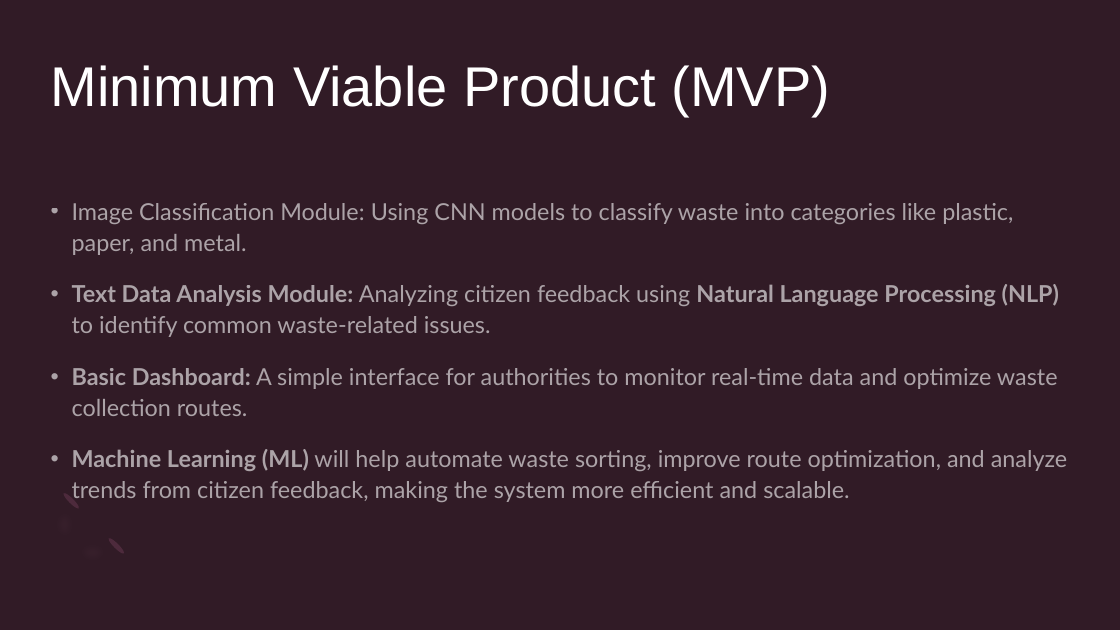
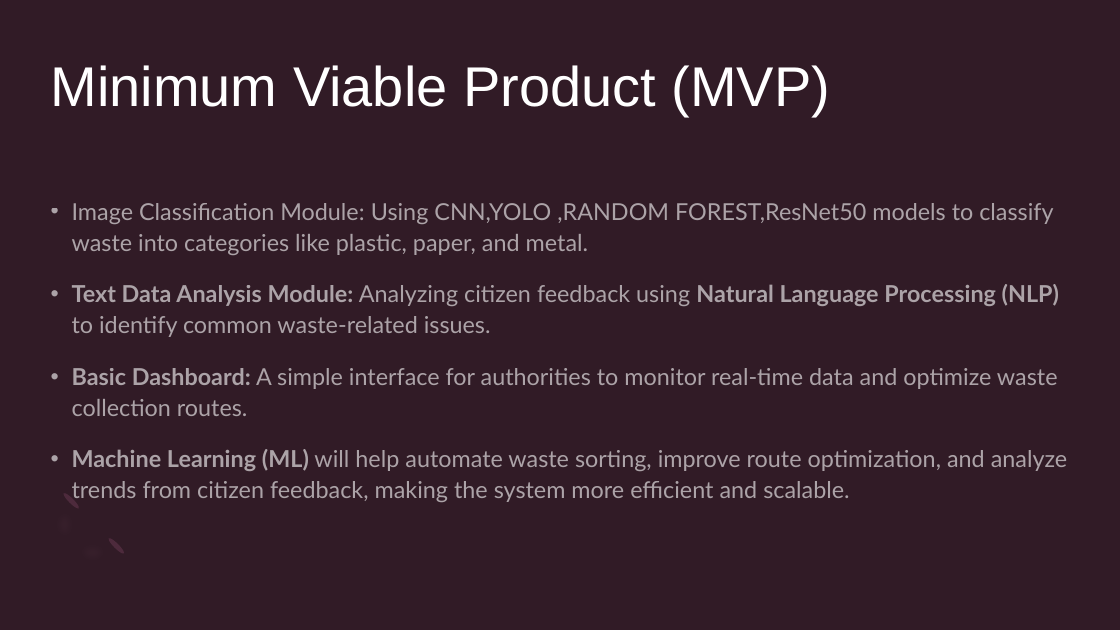
Before and after one commit to Atma-vidya-manoj/CAPSTONE, a slide deck: slide 7 of Documentation/PPT1.pptx. Drawn at 1120x630 pixels with LibreOffice and Linux fonts; fonts in the diff are those of the drawing. Boxes give left, top, right and bottom in pixels: in the first picture for what was removed or moved away, otherwise in the second. Text is boxed around its words. In the diff, an @@ line names an element or a change of style, - is before the commit and + after.

```diff
--- a/Documentation/PPT1.pptx
+++ b/Documentation/PPT1.pptx
@@ text at (72,203,1053,255): text changed @@
-• Image Classification Module: Using CNN models to classify waste into categories like plastic, paper, and metal.
+• Image Classification Module: Using CNN,YOLO ,RANDOM FOREST,ResNet50 models to classify waste into categories like plastic, paper, and metal.
```
Also in this commit, not shown: 1 other slide changed, 37 other files.
